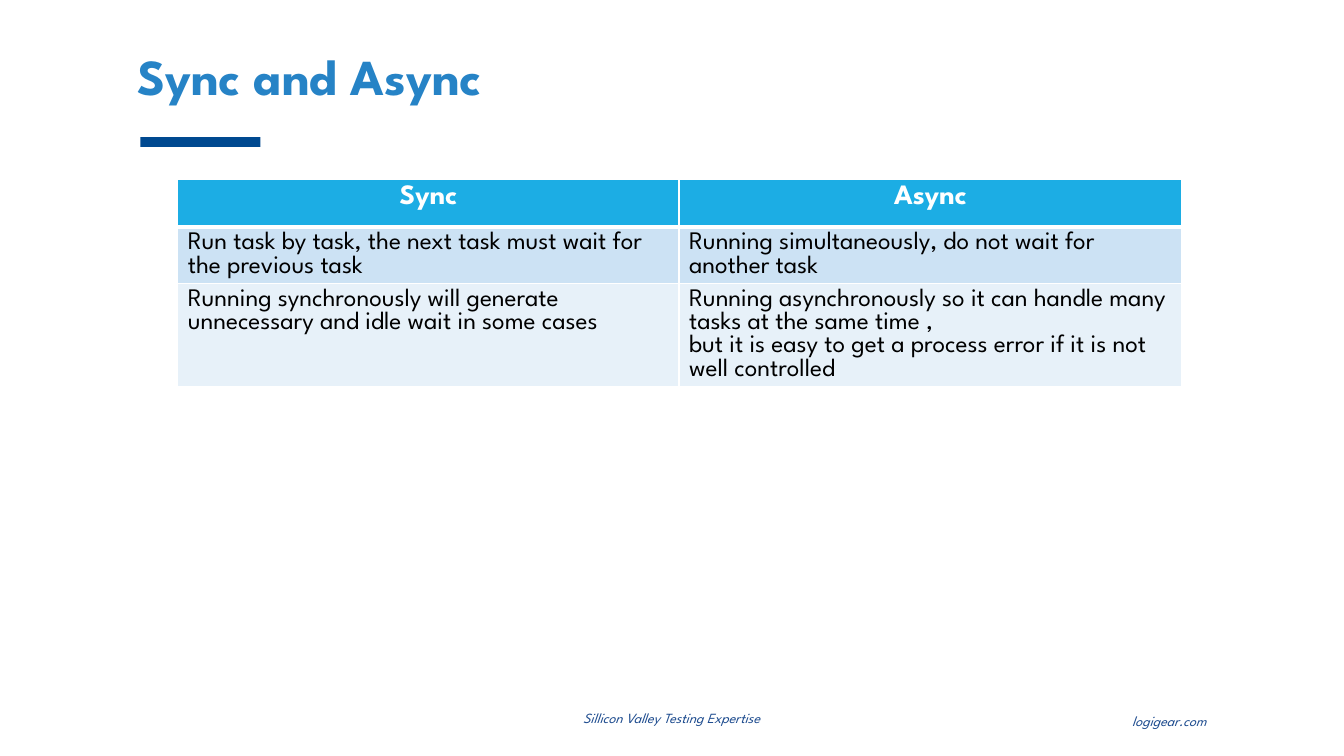
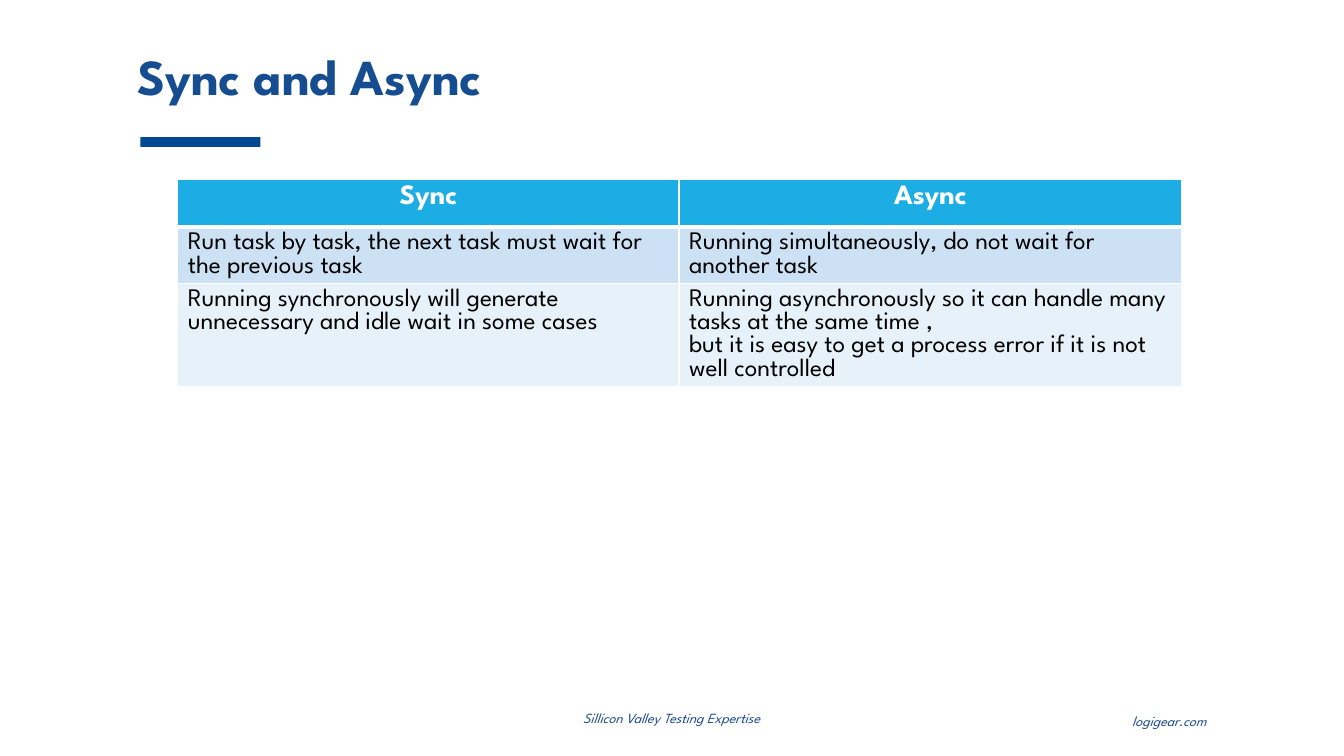
Before and after one commit to thewalldao/ICT_PROTRACTOR, a slide deck: slide 4 of Document/Study_document/inContact.pptx. Drawn at 1344x756 pixels with LibreOffice and Linux fonts; fonts in the diff are those of the drawing; background and template pictures are left out. Boxes give left, top, right and bottom in pixels: in the first picture for what was removed or moved away, otherwise in the second. Text is boxed around its words. In the diff, an @@ line names an element or a change of style, - is before the commit and + after.

```diff
--- a/Document/Study_document/inContact.pptx
+++ b/Document/Study_document/inContact.pptx
@@ title "Sync and Async" at <box>137,60,481,106</box>: text colour #2683C6 to #164D90 @@
```
Also in this commit, not shown: 5 other slides changed, 4 slides added.
